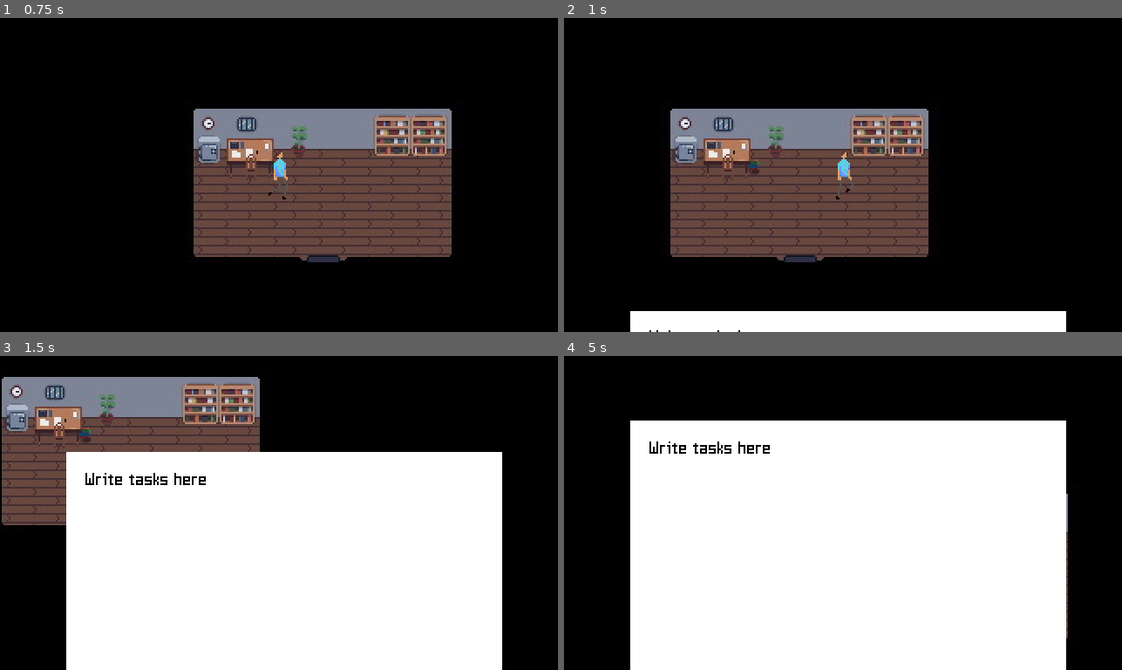
Above: before the commit, frames 1-4 (two rows, left to right).
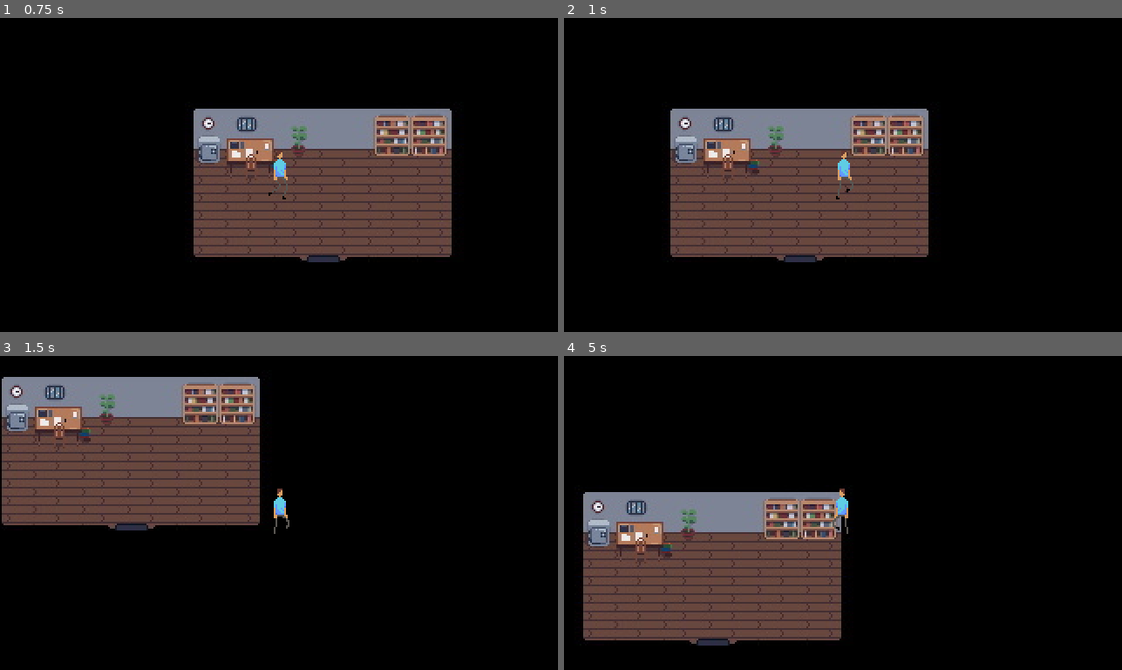
Above: after the commit, the same moments.

Repository: p2lK/Game_Jam
Game: Godot game, scene res://scenes/main.tscn
Same seed, same stepped clock (60 frames per second), same inputs: the game is played once before the commit and once after it.
Inputs:
- Up to frame 1 (0.75 s): tap Enter at 0.5 s; hold D (right) from 0.53 s (still down); tap E (interact) at 0.6 s
- Up to frame 2 (1 s): keep holding D (right)
- Up to frame 3 (1.5 s): release D (right) at 1.28 s; hold S (down) from 1.28 s (still down); tap E (interact) at 1.35 s
- Up to frame 4 (5 s): release S (down) at 2.03 s; hold D (right) 2.03-2.78 s; tap E (interact) every 0.75 s from 2.1 to 4.35 s; hold W (up) 2.78-3.53 s; hold Left (left) from 3.53 s (still down)

Frame 1 is identical in both runs. In frame 2, 5.2% of the frame differs, in the area x 11-90%, y 93-100%; in frame 3, 54%; in frame 4, 66%, in the area x 3-91%, y 20-100%.

Commit message:
collision in bathroom and bureau

Diff:
--- a/Scenes/main.tscn
+++ b/Scenes/main.tscn
@@ -7,7 +7,7 @@
 [ext_resource type="Texture2D" uid="uid://8epa4fkwpnog" path="res://Sprites/backgrounds/corridor2.png" id="2_xkyol"]
 [ext_resource type="Texture2D" uid="uid://4ga8d8olagui" path="res://Sprites/characters/Midas_Lennox_walking.png" id="3_amvyg"]
 [ext_resource type="Texture2D" uid="uid://hg6rttwnmg83" path="res://Sprites/backgrounds/garden.png" id="5_n0fax"]
-[ext_resource type="PackedScene" uid="uid://db7p8n0ts55xo" path="res://Scenes/teleporter.tscn" id="5_nhd1s"]
+[ext_resource type="PackedScene" uid="uid://db7p8n0ts55xo" path="res://scenes/teleporter.tscn" id="5_nhd1s"]
 [ext_resource type="Texture2D" uid="uid://cg67np1obqd1a" path="res://Sprites/backgrounds/patient_room1.jpg" id="6_sey07"]
 [ext_resource type="Texture2D" uid="uid://pltrmj6ulwt" path="res://Sprites/characters/Midas_Lennox.png" id="7_a4vo6"]
 [ext_resource type="Texture2D" uid="uid://c2e1o234gwd8e" path="res://Sprites/backgrounds/patient_room2.jpg" id="7_xxk1d"]
@@ -15,11 +15,11 @@
 [ext_resource type="Texture2D" uid="uid://n8liwh0rk7tb" path="res://Sprites/backgrounds/bureau.jpg" id="9_44tbe"]
 [ext_resource type="Texture2D" uid="uid://byq257pplvcan" path="res://Sprites/backgrounds/bathroom.jpg" id="10_b62j2"]
 [ext_resource type="Texture2D" uid="uid://nh1myjekjij4" path="res://Sprites/deco/leg.png" id="10_hvk5k"]
-[ext_resource type="PackedScene" uid="uid://1swkh0rxdwxv" path="res://Scenes/collectable_item.tscn" id="11_33yrk"]
+[ext_resource type="PackedScene" uid="uid://1swkh0rxdwxv" path="res://scenes/collectable_item.tscn" id="11_33yrk"]
 [ext_resource type="Script" path="res://scenes/task_display.gd" id="14_cu32g"]
 [ext_resource type="Texture2D" uid="uid://23tna5akds1g" path="res://Sprites/items/white_square_32x32.png" id="14_xk0md"]
 [ext_resource type="Script" path="res://scenes/orange_hair.gd" id="15_mdatf"]
-[ext_resource type="PackedScene" uid="uid://bds28y3x3ihwl" path="res://Scenes/player_detector.tscn" id="16_4sr81"]
+[ext_resource type="PackedScene" uid="uid://bds28y3x3ihwl" path="res://scenes/player_detector.tscn" id="16_4sr81"]
 [ext_resource type="Texture2D" uid="uid://cfkq7hi13tgb8" path="res://Sprites/characters/Angelina_Slade.png" id="16_mfdkm"]
 [ext_resource type="FontFile" uid="uid://b5kn6o17w7igv" path="res://assets/PixelGuzel.ttf" id="17_uerat"]
 [ext_resource type="Texture2D" uid="uid://l1rqyp3epav7" path="res://Sprites/backgrounds/wooden_shack.jpg" id="21_0oku6"]
@@ -154,6 +154,44 @@
 [sub_resource type="RectangleShape2D" id="RectangleShape2D_ad1b5"]
 size = Vector2(90, 15)
 
+[sub_resource type="RectangleShape2D" id="RectangleShape2D_56ikv"]
+size = Vector2(11, 9)
+
+[sub_resource type="RectangleShape2D" id="RectangleShape2D_vwwkc"]
+size = Vector2(42, 13)
+
+[sub_resource type="RectangleShape2D" id="RectangleShape2D_s6mma"]
+size = Vector2(7, 9.25)
+
+[sub_resource type="RectangleShape2D" id="RectangleShape2D_wpmhy"]
+size = Vector2(35, 16)
+
+[sub_resource type="RectangleShape2D" id="RectangleShape2D_tyynh"]
+size = Vector2(54, 16)
+
+[sub_resource type="CapsuleShape2D" id="CapsuleShape2D_4huym"]
+radius = 4.0
+height = 24.0
+
+[sub_resource type="CapsuleShape2D" id="CapsuleShape2D_kjcrb"]
+radius = 2.0
+height = 10.0
+
+[sub_resource type="CapsuleShape2D" id="CapsuleShape2D_v1vif"]
+radius = 2.0
+height = 46.0
+
+[sub_resource type="CapsuleShape2D" id="CapsuleShape2D_ifbks"]
+radius = 2.0
+height = 24.0
+
+[sub_resource type="SegmentShape2D" id="SegmentShape2D_w61cr"]
+b = Vector2(0, 92)
+
+[sub_resource type="SegmentShape2D" id="SegmentShape2D_s8rqs"]
+a = Vector2(-104, 45)
+b = Vector2(-11, 44)
+
 [node name="main" type="Node2D"]
 metadata/_edit_horizontal_guides_ = [30.0, 311.0, 75.0, -5.0]
 metadata/_edit_vertical_guides_ = [264.0, 547.0, 88.0, -246.0, 716.0, 865.0]
@@ -478,6 +516,58 @@
 position = Vector2(686, -428)
 shape = SubResource("RectangleShape2D_ad1b5")
 
+[node name="Bathroom+Bureau_collision" type="StaticBody2D" parent="gameplay"]
+
+[node name="CollisionShape2D" type="CollisionShape2D" parent="gameplay/Bathroom+Bureau_collision"]
+position = Vector2(-310, -317.5)
+shape = SubResource("RectangleShape2D_56ikv")
+
+[node name="CollisionShape2D2" type="CollisionShape2D" parent="gameplay/Bathroom+Bureau_collision"]
+position = Vector2(-195, -327.5)
+shape = SubResource("RectangleShape2D_vwwkc")
+
+[node name="CollisionShape2D3" type="CollisionShape2D" parent="gameplay/Bathroom+Bureau_collision"]
+position = Vector2(-283.5, -534.375)
+shape = SubResource("RectangleShape2D_s6mma")
+
+[node name="CollisionShape2D4" type="CollisionShape2D" parent="gameplay/Bathroom+Bureau_collision"]
+position = Vector2(-276.5, -547)
+shape = SubResource("RectangleShape2D_wpmhy")
+
+[node name="CollisionShape2D5" type="CollisionShape2D" parent="gameplay/Bathroom+Bureau_collision"]
+position = Vector2(-227, -547)
+shape = SubResource("RectangleShape2D_tyynh")
+
+[node name="CollisionShape2D6" type="CollisionShape2D" parent="gameplay/Bathroom+Bureau_collision"]
+position = Vector2(-215, -526)
+rotation = 1.5708
+shape = SubResource("CapsuleShape2D_4huym")
+
+[node name="CollisionShape2D7" type="CollisionShape2D" parent="gameplay/Bathroom+Bureau_collision"]
+position = Vector2(-264, -517)
+rotation = 1.5708
+shape = SubResource("CapsuleShape2D_kjcrb")
+
+[node name="CollisionShape2D8" type="CollisionShape2D" parent="gameplay/Bathroom+Bureau_collision"]
+position = Vector2(-257, -534)
+shape = SubResource("CapsuleShape2D_v1vif")
+
+[node name="CollisionShape2D9" type="CollisionShape2D" parent="gameplay/Bathroom+Bureau_collision"]
+position = Vector2(-257, -502)
+shape = SubResource("CapsuleShape2D_ifbks")
+
+[node name="CollisionShape2D10" type="CollisionShape2D" parent="gameplay/Bathroom+Bureau_collision"]
+position = Vector2(-293, -554)
+shape = SubResource("SegmentShape2D_w61cr")
+
+[node name="CollisionShape2D11" type="CollisionShape2D" parent="gameplay/Bathroom+Bureau_collision"]
+position = Vector2(-201, -554)
+shape = SubResource("SegmentShape2D_w61cr")
+
+[node name="CollisionShape2D12" type="CollisionShape2D" parent="gameplay/Bathroom+Bureau_collision"]
+position = Vector2(-190, -508)
+shape = SubResource("SegmentShape2D_s8rqs")
+
 [node name="teleporters" type="Node2D" parent="gameplay"]
 
 [node name="cor1-cor2" parent="gameplay/teleporters" instance=ExtResource("5_nhd1s")]
@@ -555,8 +645,8 @@
 [node name="table" type="Node2D" parent="gameplay/items"]
 
 [node name="player_detector" parent="gameplay/items/table" instance=ExtResource("16_4sr81")]
-position = Vector2(-286.5, -310.5)
-scale = Vector2(0.906251, 0.71875)
+position = Vector2(-286.5, -313.5)
+scale = Vector2(0.906251, 0.53125)
 
 [node name="leg" type="Node2D" parent="gameplay/items"]
 position = Vector2(-250, -30)
--- a/scenes/main.tscn
+++ b/scenes/main.tscn
@@ -7,7 +7,7 @@
 [ext_resource type="Texture2D" uid="uid://8epa4fkwpnog" path="res://Sprites/backgrounds/corridor2.png" id="2_xkyol"]
 [ext_resource type="Texture2D" uid="uid://4ga8d8olagui" path="res://Sprites/characters/Midas_Lennox_walking.png" id="3_amvyg"]
 [ext_resource type="Texture2D" uid="uid://hg6rttwnmg83" path="res://Sprites/backgrounds/garden.png" id="5_n0fax"]
-[ext_resource type="PackedScene" uid="uid://db7p8n0ts55xo" path="res://Scenes/teleporter.tscn" id="5_nhd1s"]
+[ext_resource type="PackedScene" uid="uid://db7p8n0ts55xo" path="res://scenes/teleporter.tscn" id="5_nhd1s"]
 [ext_resource type="Texture2D" uid="uid://cg67np1obqd1a" path="res://Sprites/backgrounds/patient_room1.jpg" id="6_sey07"]
 [ext_resource type="Texture2D" uid="uid://pltrmj6ulwt" path="res://Sprites/characters/Midas_Lennox.png" id="7_a4vo6"]
 [ext_resource type="Texture2D" uid="uid://c2e1o234gwd8e" path="res://Sprites/backgrounds/patient_room2.jpg" id="7_xxk1d"]
@@ -15,11 +15,11 @@
 [ext_resource type="Texture2D" uid="uid://n8liwh0rk7tb" path="res://Sprites/backgrounds/bureau.jpg" id="9_44tbe"]
 [ext_resource type="Texture2D" uid="uid://byq257pplvcan" path="res://Sprites/backgrounds/bathroom.jpg" id="10_b62j2"]
 [ext_resource type="Texture2D" uid="uid://nh1myjekjij4" path="res://Sprites/deco/leg.png" id="10_hvk5k"]
-[ext_resource type="PackedScene" uid="uid://1swkh0rxdwxv" path="res://Scenes/collectable_item.tscn" id="11_33yrk"]
+[ext_resource type="PackedScene" uid="uid://1swkh0rxdwxv" path="res://scenes/collectable_item.tscn" id="11_33yrk"]
 [ext_resource type="Script" path="res://scenes/task_display.gd" id="14_cu32g"]
 [ext_resource type="Texture2D" uid="uid://23tna5akds1g" path="res://Sprites/items/white_square_32x32.png" id="14_xk0md"]
 [ext_resource type="Script" path="res://scenes/orange_hair.gd" id="15_mdatf"]
-[ext_resource type="PackedScene" uid="uid://bds28y3x3ihwl" path="res://Scenes/player_detector.tscn" id="16_4sr81"]
+[ext_resource type="PackedScene" uid="uid://bds28y3x3ihwl" path="res://scenes/player_detector.tscn" id="16_4sr81"]
 [ext_resource type="Texture2D" uid="uid://cfkq7hi13tgb8" path="res://Sprites/characters/Angelina_Slade.png" id="16_mfdkm"]
 [ext_resource type="FontFile" uid="uid://b5kn6o17w7igv" path="res://assets/PixelGuzel.ttf" id="17_uerat"]
 [ext_resource type="Texture2D" uid="uid://l1rqyp3epav7" path="res://Sprites/backgrounds/wooden_shack.jpg" id="21_0oku6"]
@@ -154,6 +154,44 @@
 [sub_resource type="RectangleShape2D" id="RectangleShape2D_ad1b5"]
 size = Vector2(90, 15)
 
+[sub_resource type="RectangleShape2D" id="RectangleShape2D_56ikv"]
+size = Vector2(11, 9)
+
+[sub_resource type="RectangleShape2D" id="RectangleShape2D_vwwkc"]
+size = Vector2(42, 13)
+
+[sub_resource type="RectangleShape2D" id="RectangleShape2D_s6mma"]
+size = Vector2(7, 9.25)
+
+[sub_resource type="RectangleShape2D" id="RectangleShape2D_wpmhy"]
+size = Vector2(35, 16)
+
+[sub_resource type="RectangleShape2D" id="RectangleShape2D_tyynh"]
+size = Vector2(54, 16)
+
+[sub_resource type="CapsuleShape2D" id="CapsuleShape2D_4huym"]
+radius = 4.0
+height = 24.0
+
+[sub_resource type="CapsuleShape2D" id="CapsuleShape2D_kjcrb"]
+radius = 2.0
+height = 10.0
+
+[sub_resource type="CapsuleShape2D" id="CapsuleShape2D_v1vif"]
+radius = 2.0
+height = 46.0
+
+[sub_resource type="CapsuleShape2D" id="CapsuleShape2D_ifbks"]
+radius = 2.0
+height = 24.0
+
+[sub_resource type="SegmentShape2D" id="SegmentShape2D_w61cr"]
+b = Vector2(0, 92)
+
+[sub_resource type="SegmentShape2D" id="SegmentShape2D_s8rqs"]
+a = Vector2(-104, 45)
+b = Vector2(-11, 44)
+
 [node name="main" type="Node2D"]
 metadata/_edit_horizontal_guides_ = [30.0, 311.0, 75.0, -5.0]
 metadata/_edit_vertical_guides_ = [264.0, 547.0, 88.0, -246.0, 716.0, 865.0]
@@ -478,6 +516,58 @@
 position = Vector2(686, -428)
 shape = SubResource("RectangleShape2D_ad1b5")
 
+[node name="Bathroom+Bureau_collision" type="StaticBody2D" parent="gameplay"]
+
+[node name="CollisionShape2D" type="CollisionShape2D" parent="gameplay/Bathroom+Bureau_collision"]
+position = Vector2(-310, -317.5)
+shape = SubResource("RectangleShape2D_56ikv")
+
+[node name="CollisionShape2D2" type="CollisionShape2D" parent="gameplay/Bathroom+Bureau_collision"]
+position = Vector2(-195, -327.5)
+shape = SubResource("RectangleShape2D_vwwkc")
+
+[node name="CollisionShape2D3" type="CollisionShape2D" parent="gameplay/Bathroom+Bureau_collision"]
+position = Vector2(-283.5, -534.375)
+shape = SubResource("RectangleShape2D_s6mma")
+
+[node name="CollisionShape2D4" type="CollisionShape2D" parent="gameplay/Bathroom+Bureau_collision"]
+position = Vector2(-276.5, -547)
+shape = SubResource("RectangleShape2D_wpmhy")
+
+[node name="CollisionShape2D5" type="CollisionShape2D" parent="gameplay/Bathroom+Bureau_collision"]
+position = Vector2(-227, -547)
+shape = SubResource("RectangleShape2D_tyynh")
+
+[node name="CollisionShape2D6" type="CollisionShape2D" parent="gameplay/Bathroom+Bureau_collision"]
+position = Vector2(-215, -526)
+rotation = 1.5708
+shape = SubResource("CapsuleShape2D_4huym")
+
+[node name="CollisionShape2D7" type="CollisionShape2D" parent="gameplay/Bathroom+Bureau_collision"]
+position = Vector2(-264, -517)
+rotation = 1.5708
+shape = SubResource("CapsuleShape2D_kjcrb")
+
+[node name="CollisionShape2D8" type="CollisionShape2D" parent="gameplay/Bathroom+Bureau_collision"]
+position = Vector2(-257, -534)
+shape = SubResource("CapsuleShape2D_v1vif")
+
+[node name="CollisionShape2D9" type="CollisionShape2D" parent="gameplay/Bathroom+Bureau_collision"]
+position = Vector2(-257, -502)
+shape = SubResource("CapsuleShape2D_ifbks")
+
+[node name="CollisionShape2D10" type="CollisionShape2D" parent="gameplay/Bathroom+Bureau_collision"]
+position = Vector2(-293, -554)
+shape = SubResource("SegmentShape2D_w61cr")
+
+[node name="CollisionShape2D11" type="CollisionShape2D" parent="gameplay/Bathroom+Bureau_collision"]
+position = Vector2(-201, -554)
+shape = SubResource("SegmentShape2D_w61cr")
+
+[node name="CollisionShape2D12" type="CollisionShape2D" parent="gameplay/Bathroom+Bureau_collision"]
+position = Vector2(-190, -508)
+shape = SubResource("SegmentShape2D_s8rqs")
+
 [node name="teleporters" type="Node2D" parent="gameplay"]
 
 [node name="cor1-cor2" parent="gameplay/teleporters" instance=ExtResource("5_nhd1s")]
@@ -555,8 +645,8 @@
 [node name="table" type="Node2D" parent="gameplay/items"]
 
 [node name="player_detector" parent="gameplay/items/table" instance=ExtResource("16_4sr81")]
-position = Vector2(-286.5, -310.5)
-scale = Vector2(0.906251, 0.71875)
+position = Vector2(-286.5, -313.5)
+scale = Vector2(0.906251, 0.53125)
 
 [node name="leg" type="Node2D" parent="gameplay/items"]
 position = Vector2(-250, -30)
Not shown: 1 places in Scenes/main.tscn that only renumber resources
Not shown, added: Sprites/backgrounds/Cafeteria.png.import
Not shown, added: Sprites/backgrounds/Clipboard.png.import
Not shown, added: Sprites/deco/clipboard_empty.png.import
Not shown: 1 places in scenes/main.tscn that only renumber resources
